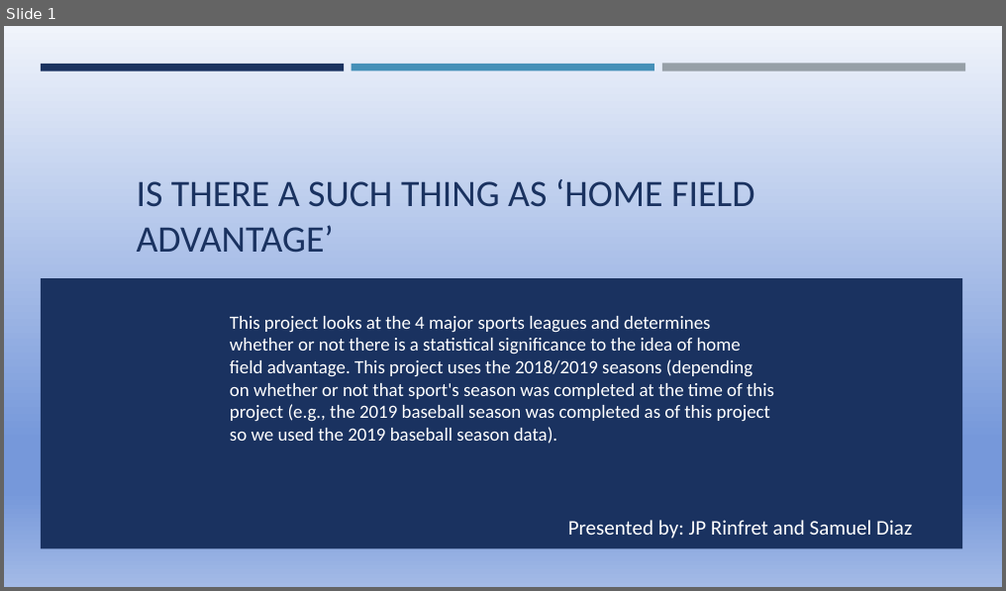
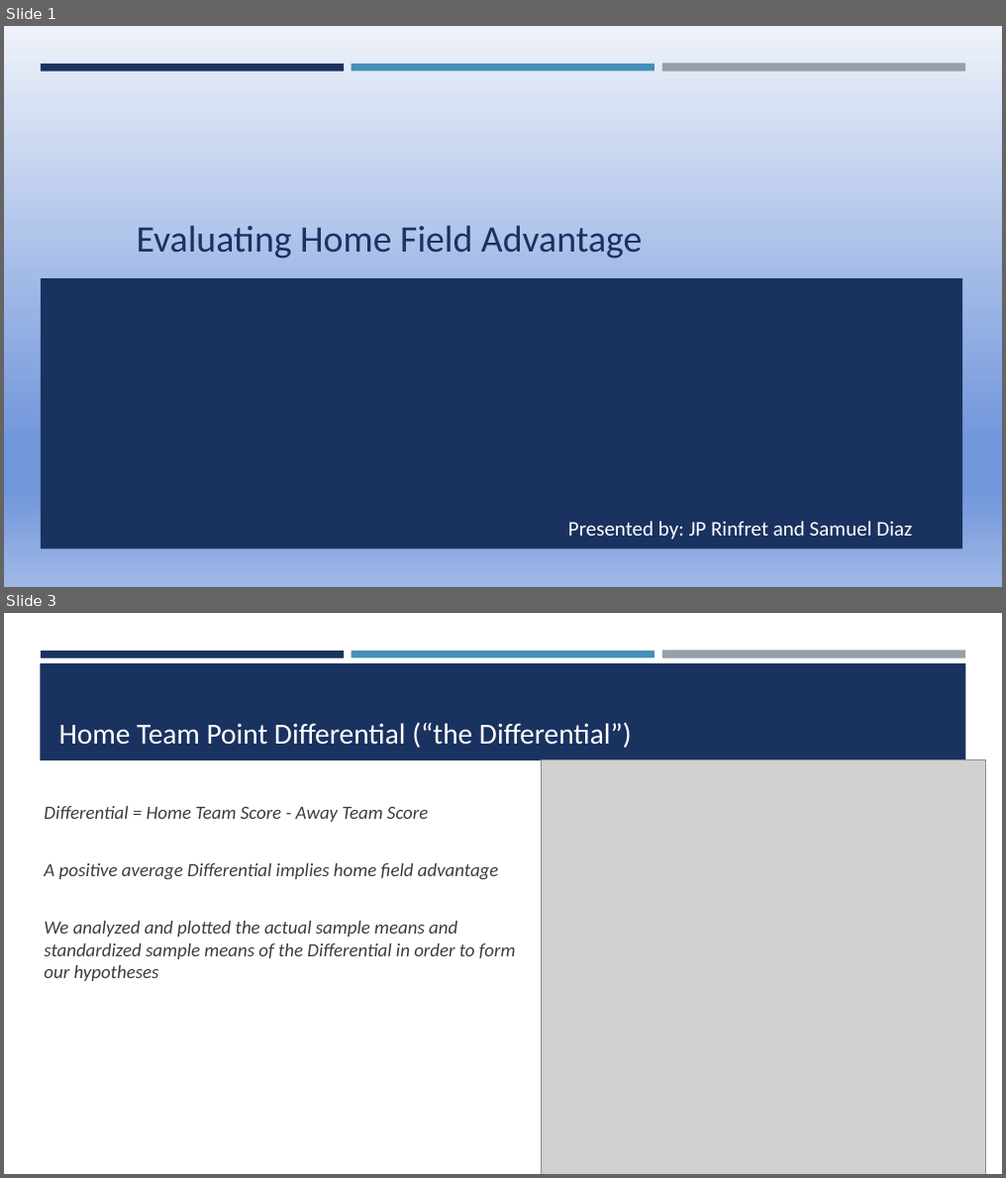
Before and after one commit to jprinfret/home_field_advantage, a slide deck: Presentation1.pptx. Shown one above the other, each under a label of ours: slide 1 before the commit, slides 1 and 3 after it; the slides between them are not shown. The pictures are 1006x591 and 1006x1178 pixels, drawn with LibreOffice and Linux fonts; fonts in the diff are those of the drawing; grey boxes stand for pictures. Boxes give left, top, right and bottom in pixels: in the first picture for what was removed or moved away, otherwise in the second. Text is boxed around its words. In the diff, an @@ line names an element or a change of style, - is before the commit and + after.

```diff
--- a/Presentation1.pptx
+++ b/Presentation1.pptx
@@ slide 3 added at (4,613,1002,1174), background #FFFFFF; not listed: 3 template elements that a slide beside it also shows @@
@@ rectangle added at (40,663,966,761), fill #1A3260 @@
@@ title added at (59,722,632,748), 28 pt, text #FFFFFF @@
+Home Team Point Differential (“the Differential”)
@@ picture added at (541,760,985,1174) @@
@@ text added at (44,806,516,981), 18 pt, text #3D3D3D, italic @@
+Differential = Home Team Score - Away Team Score
+A positive average Differential implies home field advantage
+We analyzed and plotted the actual sample means and standardized sample means of the Differential in order to form our hypotheses
@@ slide 1 changed as well @@
@@ background gradient #F0F4FB to #7698DA to #A3BAE6 to gradient #EEF2FA to #7397DB to #A0B8E7 @@
@@ title at (137,226,642,259): text changed @@
-IS THERE A SUCH THING AS ‘HOME FIELD ADVANTAGE’
+Evaluating Home Field Advantage
@@ text removed at (230,316,774,444) @@
-This project looks at the 4 major sports leagues and determines whether or not there is a statistical significance to the idea of home field advantage. This project uses the 2018/2019 seasons (depending on whether or not that sport's season was completed at the time of this project (e.g., the 2019 baseball season was completed as of this project so we used the 2019 baseball season data).
```
Also in this commit, not shown: 3 other slides changed, 10 other slides added, 4 slides removed, 2 other files.
